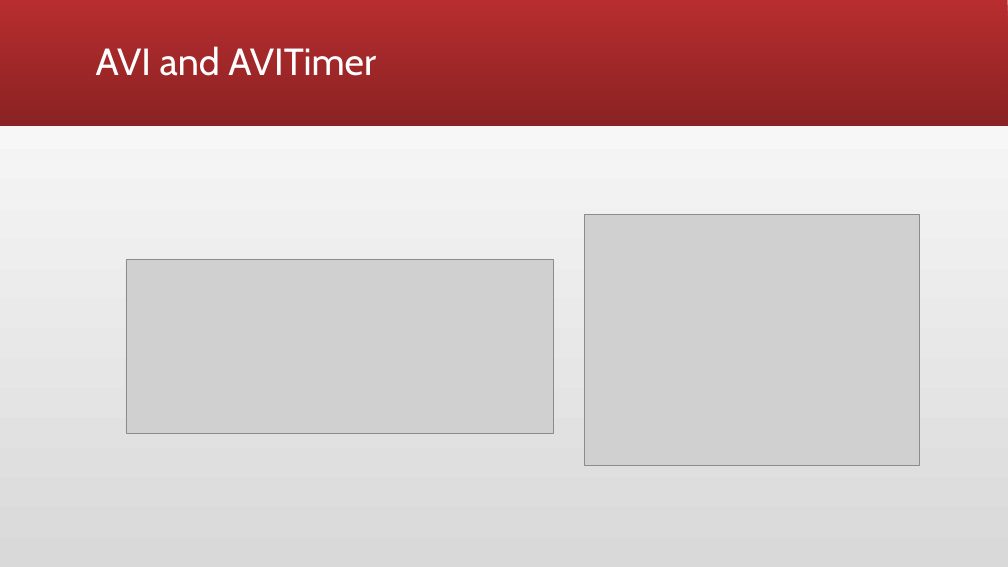
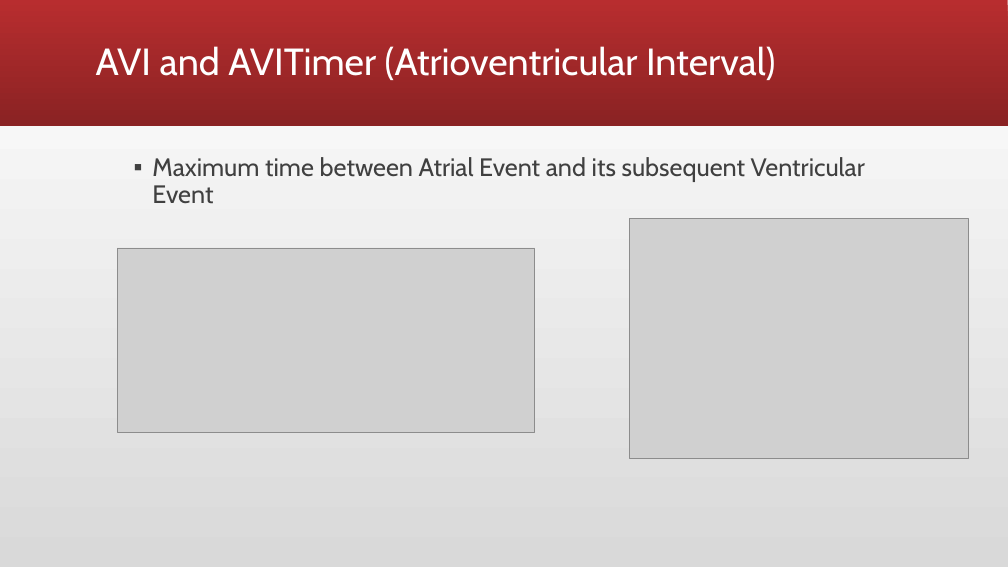
Before and after one commit to sherjeelshehzad/pacemaker, a slide deck: slide 2 of Assignment 2.pptx (slide 9 before the commit). Drawn at 1008x567 pixels with LibreOffice and Linux fonts; fonts in the diff are those of the drawing; grey boxes stand for pictures. Boxes give left, top, right and bottom in pixels: in the first picture for what was removed or moved away, otherwise in the second. Text is boxed around its words. In the diff, an @@ line names an element or a change of style, - is before the commit and + after.

```diff
--- a/Assignment 2.pptx
+++ b/Assignment 2.pptx
@@ title at [96,46,775,80]: text changed @@
-AVI and AVITimer
+AVI and AVITimer (Atrioventricular Interval)
@@ text added at [152,157,865,204], 24 pt, text #404040 @@
+▪ Maximum time between Atrial Event and its subsequent Ventricular Event
@@ picture: place and size @@
-picture at [585,215,920,466]
+picture at [629,218,969,459]
@@ picture: place and size @@
-picture at [126,260,554,433]
+picture at [117,248,535,433]
```
Also in this commit, not shown: 3 other slides changed, 3 slides added, 4 slides removed, 4 other files.
